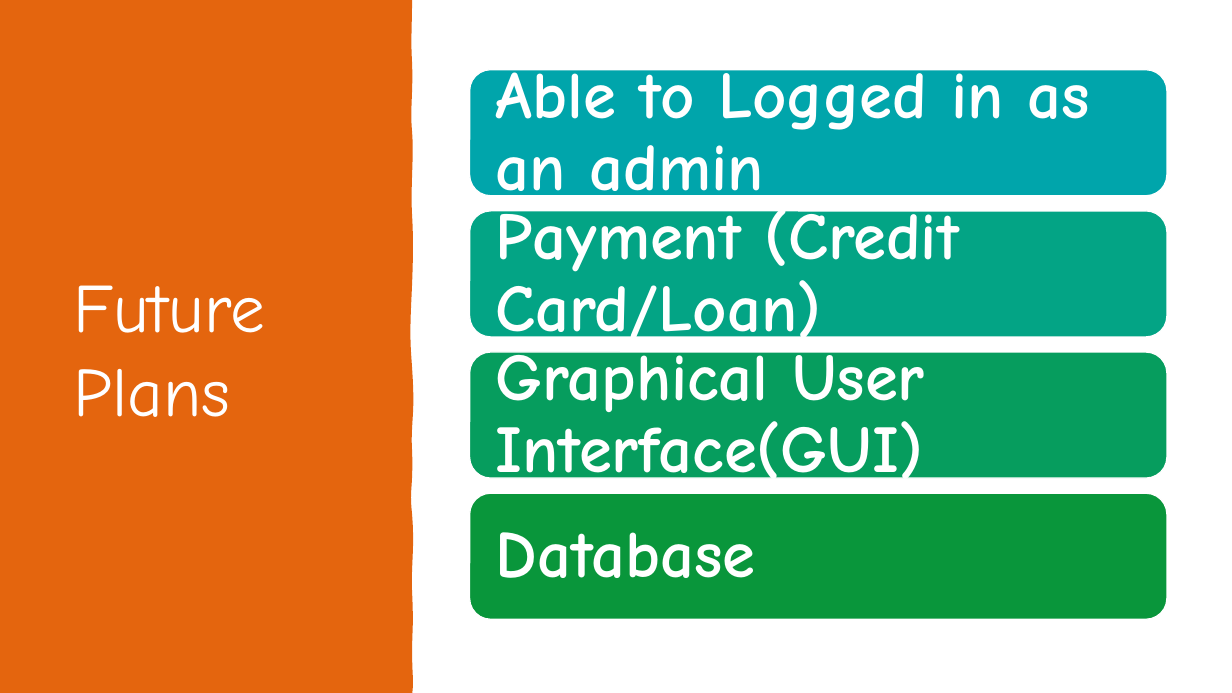
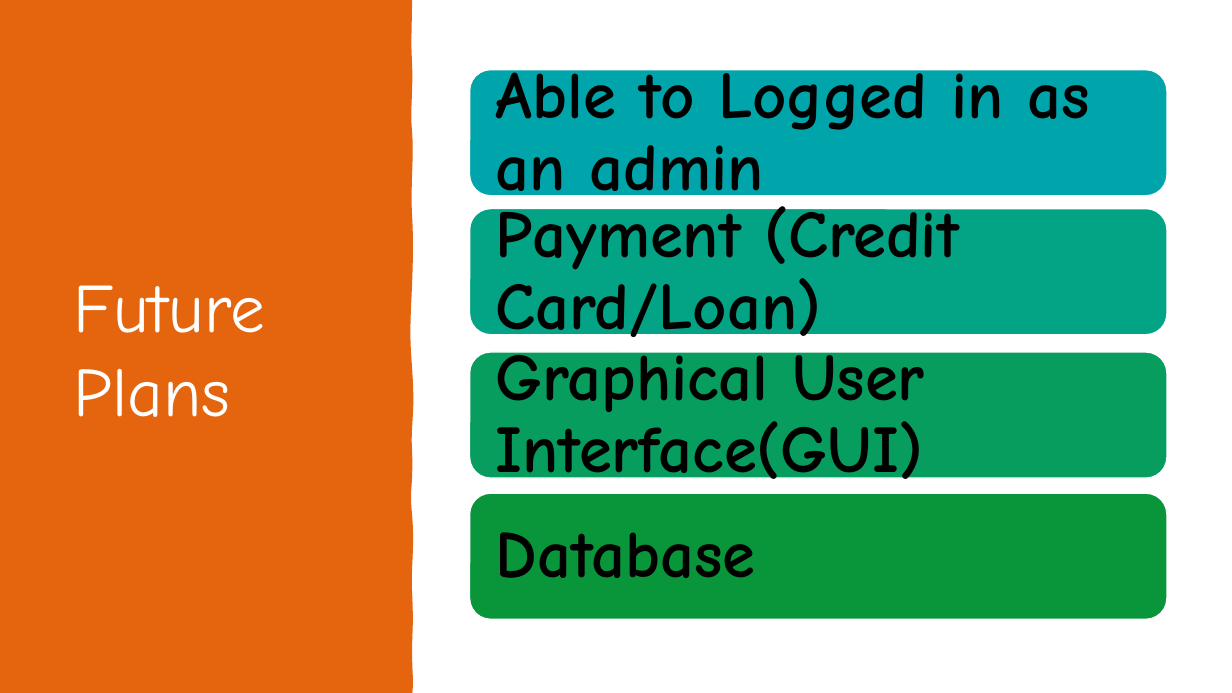
Before and after one commit to rupeshghimirey/CarReservationSystem, a slide deck: slide 7 of presenation/JavaCRSPresentation.pptx. Drawn at 1232x693 pixels with LibreOffice and Linux fonts; fonts in the diff are those of the drawing. Boxes give left, top, right and bottom in pixels: in the first picture for what was removed or moved away, otherwise in the second. Text is boxed around its words. In the diff, an @@ line names an element or a change of style, - is before the commit and + after.

```diff
--- a/presenation/JavaCRSPresentation.pptx
+++ b/presenation/JavaCRSPresentation.pptx
@@ text colour #FFFFFF to #000000 in 4 elements at [496,61,1089,209], [496,343,925,493], [496,532,756,578], [496,199,959,350] @@
```
Also in this commit, not shown: 5 other slides changed, 1 other file.
